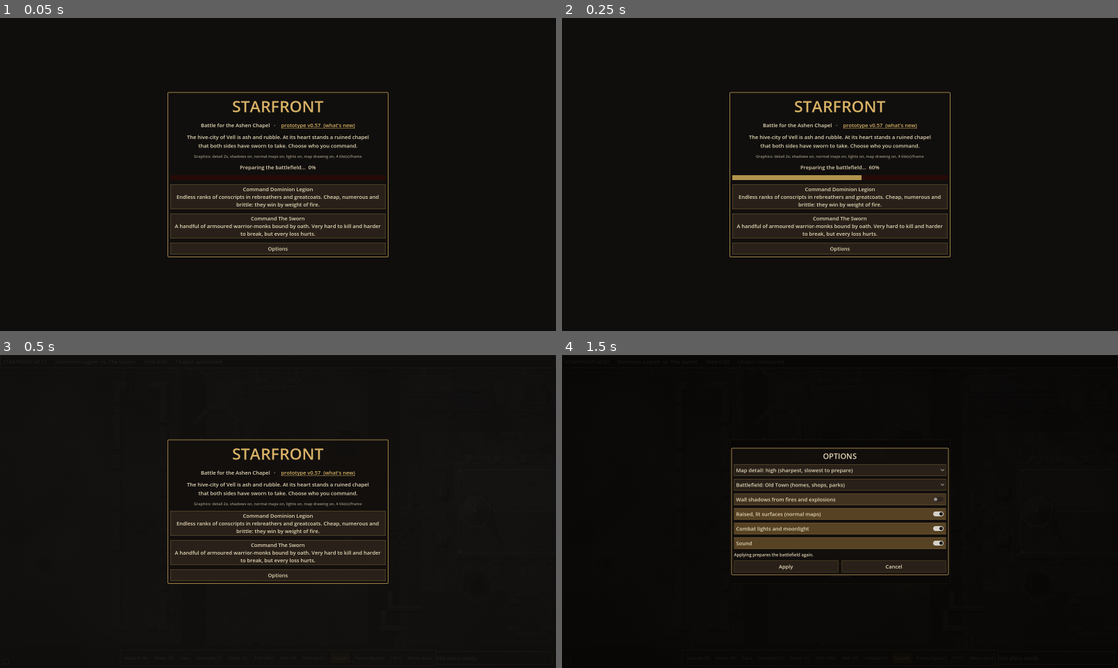
Above: before the commit, frames 1-4 (two rows, left to right).
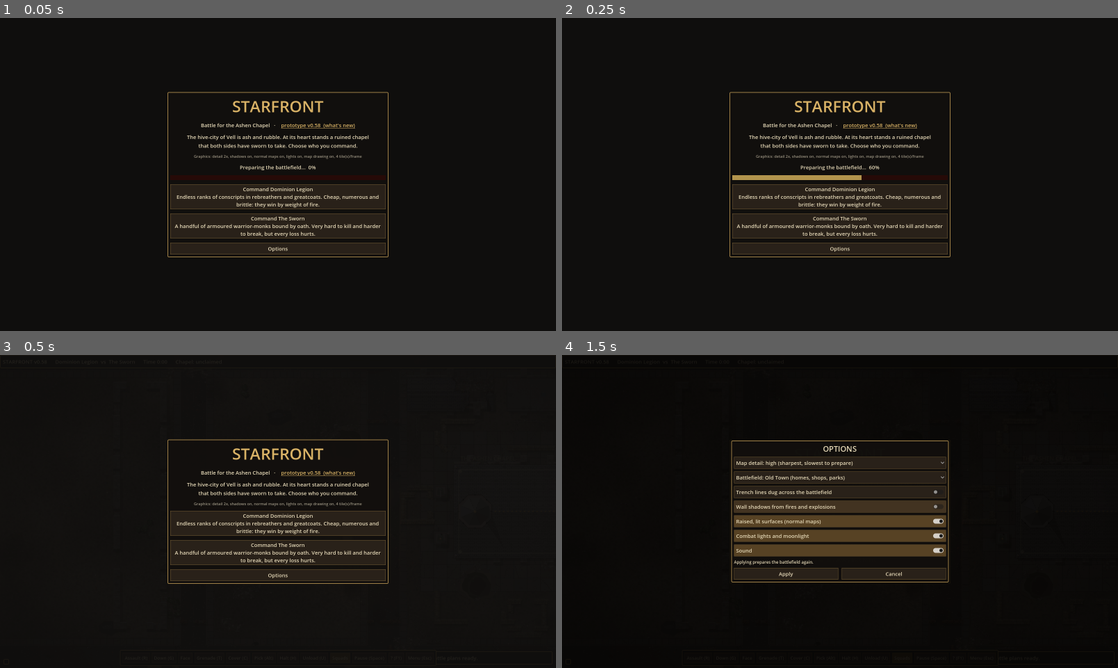
Above: after the commit, the same moments.

Repository: sirspoon/StarFront
Game: Godot game, scene res://scenes/main.tscn
The game is run twice, just before and just after one commit, with the same random seed, the same clock (stepped at 60 frames per second) and the same inputs. Sound files missing from this copy of the repository are replaced by a short silence.
Inputs:
- Up to frame 1 (0.05 s): no input
- Up to frame 2 (0.25 s): no input
- Up to frame 3 (0.5 s): no input
- Up to frame 4 (1.5 s): click "Options" at 0.5 s; click "Wall shadows from fires and e…" at 1.25 s

The runs differ from the first frame. In frame 1, less than 0.1% of the frame differs, in the area x 57-58%, y 33-35%; in frame 2, less than 0.1%; in frame 3, less than 0.1%; in frame 4, 6.5%, in the area x 30-70%, y 27-73%.

Commit message:
v0.58: defences built round key sites facing outward, optional trench lines, less one-sided melee on pinned men
Co-Authored-By: Claude Opus 5.5 <noreply@anthropic.com>
Claude-Session: https://claude.ai/code/session_01Q9zFWq6qGPKtGhTxhDqH85

Diff:
--- a/project.godot
+++ b/project.godot
@@ -7,7 +7,7 @@
 
 config/name="StarFront"
 config/description="Real-time squad tactics in a ruined gothic future."
-config/version="0.57"
+config/version="0.58"
 run/main_scene="res://scenes/main.tscn"
 config/features=PackedStringArray("4.3", "GL Compatibility")
 config/icon="res://icon.svg"
--- a/scripts/battle_map.gd
+++ b/scripts/battle_map.gd
@@ -10,15 +10,15 @@
 const W := 160
 const H := 100
 
-enum T { OPEN, RUBBLE, CRATER, FLOOR, WALL, WRECK, LOW, WINDOW, BUSH, HEDGE, WIRE }
+enum T { OPEN, RUBBLE, CRATER, FLOOR, WALL, WRECK, LOW, WINDOW, BUSH, HEDGE, WIRE, TRENCH }
 
 ## BUSH hides a man who keeps still (and spoils aim a little); HEDGE blocks sight and is slow
 ## to push through; WIRE (barbed wire) gives no cover and is very slow to cross. Vehicles
 ## flatten all three.
-const COVER := [0.0, 0.35, 0.45, 0.15, 0.0, 0.0, 0.3, 0.0, 0.3, 0.3, 0.0]
-const SPEED := [1.0, 0.7, 0.75, 1.0, 1.0, 1.0, 0.35, 1.0, 0.7, 0.3, 0.22]
+const COVER := [0.0, 0.35, 0.45, 0.15, 0.0, 0.0, 0.3, 0.0, 0.3, 0.3, 0.0, 0.55]
+const SPEED := [1.0, 0.7, 0.75, 1.0, 1.0, 1.0, 0.35, 1.0, 0.7, 0.3, 0.22, 0.85]
 const TERRAIN_NAMES := ["Open ground", "Rubble", "Crater", "Ruin floor", "Wall", "Wreck", "Low cover", "Window",
-		"Bushes", "Hedge", "Barbed wire"]
+		"Bushes", "Hedge", "Barbed wire", "Trench"]
 const WINDOW_COVER := 0.5  # a man firing from just inside a window
 
 ## Low cover: chest-high things troops crouch behind and fire over. It doesn't block
@@ -58,6 +58,7 @@
 var building_kind: Array[String] = []
 ## "town" (homes, shops, parks...) or "foundry" (mostly warehouses, works and machinery yards).
 var map_type := "town"
+var trenches := false  # dig trench lines across the battlefield (an option)
 ## Big solid objects drawn by the painter, their cells WRECK (blocking): {kind, rect, seed}.
 ## Kinds: "tank" (storage tank), "furnace", "wagon" (rail wagon), "statue".
 var props: Array = []
@@ -415,8 +416,8 @@
 	for dx in range(-1, 2):
 		for dy in range(-1, 2):
 			var nt := get_t(c + Vector2i(dx, dy))
-			if clear and (solid(nt) or nt == T.LOW):
-				clear = false  # vehicles drive round low cover
+			if clear and (solid(nt) or nt == T.LOW or nt == T.TRENCH):
+				clear = false  # vehicles drive round low cover and trenches
 	vastar.set_point_solid(c, not clear)
 	if clear:
 		var t := get_t(c)
@@ -447,13 +448,9 @@
 		_make_scrub()
 	_crumble_walls()
 	_make_windows()
-	for i in 8:
-		_make_sandbags(i < 4)
-	for i in 4:
-		_make_base(i < 2)
-	_make_barricades()
-	for i in 14:
-		_make_wire()
+	_fortify()
+	if trenches:
+		_make_trenches()
 	for i in 30:
 		scorches.append([Vector2(rng.randf_range(0, W * CELL), rng.randf_range(0, H * CELL)),
 				rng.randf_range(20, 60)])
@@ -731,6 +728,156 @@
 	return out
 
 
+# ---------------------------------------------------------------- defences
+
+## Defences built round what's worth holding: the chapel, and two or three other key
+## buildings. Each gets fighting positions facing out towards its approaches (their way
+## in at the back, towards what they defend), barbed wire in front of them, and barricades
+## across the streets leading in.
+func _fortify() -> void:
+	_fortify_site(chapel, [0.0, PI, PI * 0.25, -PI * 0.25, PI * 0.75, -PI * 0.75, PI * 0.5, -PI * 0.5])
+	var picks: Array = []
+	for i in range(1, buildings.size()):
+		var k := building_kind[i]
+		if k == "warehouse" or k == "tavern" or k == "office" or (k == "industry" and rng.randf() < 0.5):
+			picks.append(i)
+	picks.sort_custom(func(a, b): return _h(a, 7) < _h(b, 7))
+	for i in picks.slice(0, 3):
+		var r: Rect2i = buildings[i]
+		var east := r.get_center().x > W / 2  # positions face the way the enemy would come
+		_fortify_site(r, [0.0 if east else PI, (0.4 if east else PI - 0.4), (-0.4 if east else PI + 0.4)])
+
+
+func _fortify_site(site: Rect2i, angles: Array) -> void:
+	var c := Vector2(site.get_center())
+	var hw := site.size.x * 0.5
+	var hh := site.size.y * 0.5
+	for a in angles:
+		var dir := Vector2.from_angle(a)
+		var edge := minf(hw / maxf(absf(dir.x), 0.01), hh / maxf(absf(dir.y), 0.01))  # out to the site's edge
+		for attempt in 16:
+			var o := c + dir * (edge + rng.randf_range(4.0, 8.0)) + Vector2(rng.randf_range(-2.5, 2.5), rng.randf_range(-2.5, 2.5))
+			var shape: String = ["ring", "arc", "line"][rng.randi() % 3]
+			if _fighting_position(o, a, shape):
+				break
+	_street_barricades(site)
+
+
+## A sandbagged fighting position at o, its front facing angle `a`: a ring with its way in
+## at the back, an arc open at the back, or a straight wall across the line of approach;
+## with barbed wire strung in front.
+func _fighting_position(o: Vector2, a: float, shape: String) -> bool:
+	var cells: Array = []
+	var rad := rng.randf_range(2.6, 3.4)
+	var n := 40
+	if shape == "line":
+		var across := Vector2.from_angle(a).orthogonal()
+		for k in range(-3, 4):
+			var cc := Vector2i(roundi(o.x + across.x * k), roundi(o.y + across.y * k))
+			if not cells.has(cc):
+				cells.append(cc)
+		rad = 0.0
+	else:
+		for i in n:
+			var ang := i * TAU / n
+			var off := absf(wrapf(ang - a, -PI, PI))
+			if shape == "ring" and off > PI - 0.5:
+				continue  # the way in, at the back
+			if shape == "arc" and off > 1.7:
+				continue  # open at the back
+			var cc := Vector2i(roundi(o.x + cos(ang) * rad), roundi(o.y + sin(ang) * rad))
+			if not cells.has(cc):
+				cells.append(cc)
+	for cc in cells:  # built on open ground or rubble, clear of the streets' far side and the start areas
+		if not in_bounds(cc) or cc.x < 16 or cc.x > W - 17 or not (get_t(cc) == T.OPEN or get_t(cc) == T.RUBBLE):
+			return false
+	for cc in cells:
+		_set_low(cc, LowKind.SANDBAGS)
+	for i in n:  # wire in front
+		var ang := i * TAU / n
+		if absf(wrapf(ang - a, -PI, PI)) > 0.8:
+			continue
+		var wc := Vector2i(roundi(o.x + cos(ang) * (rad + 3.5)), roundi(o.y + sin(ang) * (rad + 3.5)))
+		if in_bounds(wc) and get_t(wc) == T.OPEN and wc.x > 16 and wc.x < W - 17:
+			set_t(wc, T.WIRE)
+	return true
+
+
+## Barricades across the streets leading to a site, a little way out from it, each with a
+## gap to squeeze through.
+func _street_barricades(site: Rect2i) -> void:
+	for rd in roads:
+		var r: Rect2 = rd
+		var rc := Rect2i(Vector2i(r.position / CELL), Vector2i(r.size / CELL))
+		var horiz := r.size.x > r.size.y
+		var spots: Array = []
+		if horiz and rc.position.y < site.end.y + 14 and rc.end.y > site.position.y - 14:
+			spots = [site.position.x - rng.randi_range(6, 10), site.end.x + rng.randi_range(5, 9)]
+		elif not horiz and rc.position.x < site.end.x + 14 and rc.end.x > site.position.x - 14:
+			spots = [site.position.y - rng.randi_range(6, 10), site.end.y + rng.randi_range(5, 9)]
+		for s in spots:
+			var cells: Array = []
+			if horiz:
+				for y in range(rc.position.y, rc.end.y):
+					cells.append(Vector2i(s, y))
+			else:
+				for x in range(rc.position.x, rc.end.x):
+					cells.append(Vector2i(x, s))
+			cells.remove_at(rng.randi_range(0, cells.size() - 1))
+			if _open_run(cells):
+				for cc in cells:
+					_set_low(cc, LowKind.BARRICADE)
+
+
+## Trench lines (an option): a zig-zag fire trench across the battlefield in front of each
+## side's start, communication trenches running back from it, and a trench round the
+## chapel square. Dug only through open ground; the streets cross them, and there are
+## causeways, so vehicles can get through.
+func _make_trenches() -> void:
+	for side in 2:
+		var x0 := 26 if side == 0 else W - 27
+		var pts: Array = []
+		var y := 2
+		var zig := 0
+		while y < H - 2:
+			pts.append(Vector2i(x0 + (2 if zig % 2 == 0 else -1), y))
+			y += rng.randi_range(4, 6)
+			zig += 1
+		for k in range(pts.size() - 1):
+			_dig(pts[k], pts[k + 1], k % 4 == 3)  # every fourth stretch left as a causeway
+		for k in 3:  # communication trenches back towards the start
+			var p: Vector2i = pts[(k + 1) * pts.size() / 4]
+			_dig(p, Vector2i(p.x + (-8 if side == 0 else 8), p.y + rng.randi_range(-3, 3)), false)
+	var ring := plaza.grow(3)
+	for c in _ring(ring):
+		var mid := ring.get_center()
+		if absi(c.x - mid.x) <= 1 or absi(c.y - mid.y) <= 1:
+			continue  # ways through
+		_dig_cell(c)
+
+
+func _dig(a: Vector2i, b: Vector2i, skip: bool) -> void:
+	if skip:
+		return
+	var n := maxi(absi(b.x - a.x), absi(b.y - a.y))
+	for k in n + 1:
+		var c := Vector2i(roundi(lerpf(a.x, b.x, float(k) / maxi(n, 1))), roundi(lerpf(a.y, b.y, float(k) / maxi(n, 1))))
+		_dig_cell(c)
+		if k < n:
+			# keep it joined edge to edge, not corner to corner
+			var nx := Vector2i(roundi(lerpf(a.x, b.x, float(k + 1) / n)), roundi(lerpf(a.y, b.y, float(k + 1) / n)))
+			if nx.x != c.x and nx.y != c.y:
+				_dig_cell(Vector2i(nx.x, c.y))
+
+
+func _dig_cell(c: Vector2i) -> void:
+	if not in_bounds(c) or is_road(c):
+		return
+	var t := get_t(c)
+	if t == T.OPEN or t == T.RUBBLE or t == T.CRATER or t == T.BUSH:
+		set_t(c, T.TRENCH)
+
+
 ## A fortified position: a ring of sandbags (its sides running straight and at angles),
 ## an opening at the back, and barbed wire strung in front of it.
 func _make_base(near_chapel: bool) -> void:
--- a/scripts/cover_view.gd
+++ b/scripts/cover_view.gd
@@ -64,6 +64,8 @@
 				BattleMap.T.WALL, BattleMap.T.WRECK:
 					draw_rect(r, Color(0.95, 0.95, 1.0, 0.22))
 					draw_rect(r.grow(-0.5), Color(1, 1, 1, 0.75), false, 1.0)
+				BattleMap.T.TRENCH:
+					draw_rect(r, Color(0.75, 0.45, 0.2, 0.4))
 				BattleMap.T.RUBBLE, BattleMap.T.CRATER:
 					draw_rect(r.grow(-2), Color(1.0, 0.85, 0.3, 0.2))
 				BattleMap.T.BUSH:
--- a/scripts/game_data.gd
+++ b/scripts/game_data.gd
@@ -2,7 +2,7 @@
 extends RefCounted
 ## Factions, soldier types and weapons. Balance tuning lives here.
 
-const VERSION := "0.57"
+const VERSION := "0.58"
 
 ## range in pixels (16 px = 1 map cell); cooldown = seconds between bursts;
 ## acc = base hit chance; ap = how much infantry armour it ignores; supp = suppression per shot;
@@ -50,8 +50,8 @@
 ## seconds between blows. Anyone without one fights with the butt of his gun.
 const MELEE := {
 	"gun_butt": {"name": "Gun butt", "cooldown": 1.5, "hit": 0.4, "parry": 0.1, "dmg": 1, "ap": 0.0, "sound": "melee_blunt", "blade": false},
-	"trench_knife": {"name": "Trench knife", "cooldown": 0.75, "hit": 0.6, "parry": 0.25, "dmg": 1, "ap": 0.45, "sound": "melee_blade", "blade": true},
-	"hook_sabre": {"name": "Hook sabre", "cooldown": 0.85, "hit": 0.65, "parry": 0.35, "dmg": 1, "ap": 0.55, "sound": "melee_blade", "blade": true},
+	"trench_knife": {"name": "Trench knife", "cooldown": 0.75, "hit": 0.6, "parry": 0.25, "dmg": 1, "ap": 0.2, "sound": "melee_blade", "blade": true},
+	"hook_sabre": {"name": "Hook sabre", "cooldown": 0.85, "hit": 0.65, "parry": 0.35, "dmg": 1, "ap": 0.3, "sound": "melee_blade", "blade": true},
 	"edict_blade": {"name": "Edict blade", "cooldown": 0.85, "hit": 0.65, "parry": 0.4, "dmg": 2, "ap": 0.8, "sound": "melee_power", "blade": true},
 	"gauntlet": {"name": "Bastion gauntlet", "cooldown": 1.6, "hit": 0.5, "parry": 0.1, "dmg": 2, "ap": 0.7, "sound": "melee_blunt", "blade": false},
 	"edict_greatblade": {"name": "Edict greatblade", "cooldown": 1.0, "hit": 0.7, "parry": 0.45, "dmg": 3, "ap": 0.85, "sound": "melee_power", "blade": true},
--- a/scripts/height_painter.gd
+++ b/scripts/height_painter.gd
@@ -73,7 +73,9 @@
 		for x in range(area.position.x, area.end.x):
 			var c := Vector2i(x, y)
 			var t := map.get_t(c)
-			if t == T.BUSH:  # leafy mounds
+			if t == T.TRENCH:  # dug down into the ground
+				draw_rect(Rect2(Vector2(c) * C, Vector2(C, C)), _hc(GROUND - 0.18))
+			elif t == T.BUSH:  # leafy mounds
 				_poly(_blob(Vector2(c) * C + Vector2(8, 8), 7.0, 1.0, 0.4, x * 13 + y), _hc(0.5))
 				_poly(_blob(Vector2(c) * C + Vector2(7, 7), 4.0, 1.0, 0.4, x * 13 + y + 1), _hc(0.58))
 			elif t == T.HEDGE:
--- a/scripts/hud.gd
+++ b/scripts/hud.gd
@@ -432,7 +432,8 @@
 	mtype.custom_minimum_size = Vector2(420, 44 if main.touch_mode else 30)
 	v.add_child(mtype)
 	var checks := {}
-	for o in [["shadows", "Wall shadows from fires and explosions", not Settings.is_phone()],
+	for o in [["trenches", "Trench lines dug across the battlefield", false],
+			["shadows", "Wall shadows from fires and explosions", not Settings.is_phone()],
 			["normals", "Raised, lit surfaces (normal maps)", true],
 			["lights", "Combat lights and moonlight", true],
 			["sound", "Sound", true]]:
@@ -481,7 +482,7 @@
 	if cover_key == null:
 		cover_key = Label.new()
 		cover_key.text = "COVER:  green low cover (fire over it)   blue windows   white standing walls   " \
-				+ "yellow rubble/craters   olive bushes/hedges   red wire   (no colour: open, or the wall has collapsed)"
+				+ "yellow rubble/craters   brown trenches   olive bushes/hedges   red wire   (no colour: open, or the wall has collapsed)"
 		cover_key.add_theme_font_size_override("font_size", 12)
 		cover_key.add_theme_color_override("font_color", Color(0.9, 0.88, 0.75))
 		cover_key.add_theme_color_override("font_outline_color", Color(0, 0, 0))
--- a/scripts/main.gd
+++ b/scripts/main.gd
@@ -619,6 +619,7 @@
 	for a in OS.get_cmdline_user_args():
 		if a.begins_with("--map="):
 			map.map_type = a.trim_prefix("--map=")  # test aid
+	map.trenches = Settings.on("trenches", false)
 	if map.map_type == "random":
 		map.map_type = "town" if (seed_value % 2) == 0 else "foundry"
 	map.generate(seed_value)
@@ -1195,8 +1196,8 @@
 	if target.posture == "prone" and not target.is_vehicle:
 		p *= 0.7  # a man lying flat is a small target
 		var tt := map.get_t(map.cell_of(target.position))
-		if tt == BattleMap.T.RUBBLE or tt == BattleMap.T.CRATER:
-			p *= 0.7  # ...and flat in rubble or a crater, very hard to hit
+		if tt == BattleMap.T.RUBBLE or tt == BattleMap.T.CRATER or tt == BattleMap.T.TRENCH:
+			p *= 0.7  # ...and flat in rubble, a crater or a trench, very hard to hit
 	elif target.posture == "crouch":
 		p *= 0.9
 	var hit := randf() < p
@@ -1458,8 +1459,8 @@
 			effects.spark(at)  # glances off his armour
 		foe.morale -= 1.0
 		return
-	if randf() > GameData.MELEE_LETHALITY and not foe.grounded():
-		foe.morale -= 3.0 * foe.nerve  # a glancing blow: shaken, not wounded (men on the ground get no such luck)
+	if randf() > (GameData.MELEE_LETHALITY * (2.0 if foe.grounded() else 1.0)):
+		foe.morale -= 3.0 * foe.nerve  # a glancing blow: shaken, not wounded (men on the ground are twice as likely to be hurt)
 		return
 	var away := (foe.position - attacker.position).normalized()
 	if show:
--- a/scripts/map_painter.gd
+++ b/scripts/map_painter.gd
@@ -119,6 +119,10 @@
 			elif t == T.FLOOR and _is_fallen(c):
 				_seed(c.x, c.y, 31)
 				_draw_foundation(c)  # a breach worn into a walkable gap
+	for y in range(area.position.y, area.end.y):
+		for x in range(area.position.x, area.end.x):
+			if map.get_t(Vector2i(x, y)) == T.TRENCH:
+				_draw_trench(Vector2i(x, y))
 	for y in range(area.position.y, area.end.y):
 		for x in range(area.position.x, area.end.x):
 			if map.get_t(Vector2i(x, y)) == T.LOW:
@@ -1606,3 +1610,50 @@
 			if (sd % 5) == 0:
 				draw_circle(m + Vector2(2, -6), 1.2, Color(0.05, 0.05, 0.05))  # shrapnel damage
 			draw_set_transform(Vector2.ZERO, 0, Vector2.ONE)
+
+
+## A trench: a dug channel with a muddy floor and duckboards, its walls shored with planks;
+## the walls on the lit side catch the light, the others fall into shadow, and the spoil is
+## heaped along the lip.
+func _draw_trench(c: Vector2i) -> void:
+	var o := Vector2(c) * C
+	var tr := func(d: Vector2i) -> bool: return map.get_t(c + d) == T.TRENCH
+	var up: bool = tr.call(Vector2i(0, -1))
+	var dn: bool = tr.call(Vector2i(0, 1))
+	var lf: bool = tr.call(Vector2i(-1, 0))
+	var rt: bool = tr.call(Vector2i(1, 0))
+	# spoil heaped along the lip outside
+	for d in [Vector2i(0, -1), Vector2i(0, 1), Vector2i(-1, 0), Vector2i(1, 0)]:
+		if not tr.call(d):
+			var lip := o + Vector2(8, 8) + Vector2(d) * 10.0
+			_poly(_blob(lip, 5.0, 0.6, 0.5, c.x * 7 + c.y + d.x * 3 + d.y), Color(0.3, 0.25, 0.19, 0.7))
+	draw_rect(Rect2(o, Vector2(C, C)), Color(0.13, 0.11, 0.09))  # the floor, deep in shadow
+	# the walls: shadowed on the top and left (the light comes from the top left), lit on the others
+	if not up:
+		draw_rect(Rect2(o, Vector2(C, 4)), Color(0.07, 0.06, 0.05))
+	if not lf:
+		draw_rect(Rect2(o, Vector2(4, C)), Color(0.08, 0.07, 0.06))
+	if not dn:
+		draw_rect(Rect2(o + Vector2(0, C - 3), Vector2(C, 3)), Color(0.34, 0.28, 0.21))
+	if not rt:
+		draw_rect(Rect2(o + Vector2(C - 3, 0), Vector2(3, C)), Color(0.3, 0.25, 0.19))
+	# revetment: planks shoring the walls
+	for d in [Vector2i(0, -1), Vector2i(0, 1), Vector2i(-1, 0), Vector2i(1, 0)]:
+		if tr.call(d):
+			continue
+		var a := o + (Vector2(0, 2) if d.y < 0 else (Vector2(0, C - 2) if d.y > 0 else (Vector2(2, 0) if d.x < 0 else Vector2(C - 2, 0))))
+		var along := Vector2(1, 0) if d.y != 0 else Vector2(0, 1)
+		for k in 3:
+			var q := a + along * (k * 5.5 + 2.0)
+			draw_line(q - along * 2.2, q + along * 2.2, Color(0.3, 0.21, 0.13), 1.1)
+	# duckboards along the floor
+	var vertical := up or dn
+	var mid := o + Vector2(8, 8)
+	for k in 4:
+		var t := (k + 0.5) * 4.0 - 8.0
+		if vertical:
+			draw_line(mid + Vector2(-3.5, t), mid + Vector2(3.5, t), Color(0.32, 0.23, 0.15), 1.6)
+		else:
+			draw_line(mid + Vector2(t, -3.5), mid + Vector2(t, 3.5), Color(0.32, 0.23, 0.15), 1.6)
+	if _h(c.x, c.y, 160) < 0.25:
+		_poly(_blob(mid + Vector2(_h(c.x, c.y, 161) * 6 - 3, _h(c.x, c.y, 162) * 6 - 3), 3.0, 0.6, 0.4, c.x + c.y), Color(0.12, 0.13, 0.12, 0.8))  # a puddle
--- a/scripts/soldier.gd
+++ b/scripts/soldier.gd
@@ -579,10 +579,10 @@
 	var sees_it := absf(wrapf((position - foe.position).angle() - foe.facing, -PI, PI)) < 1.6
 	if foe.grounded():
 		# pinned or lying flat: he can't fend anything off, and assault troops butcher him
-		p *= 1.8 if charger else 1.3
-		if m.blade:
+		p *= 1.5 if charger else 1.25
+		if m.blade and int(m.dmg) >= 2:
 			m = m.duplicate()
-			m.dmg = int(m.dmg) + 1  # a blade finishes a man on the ground
+			m.dmg = int(m.dmg) + 1  # a heavy blade finishes a man on the ground
 	elif foe.state == State.READY and sees_it:
 		p *= 1.0 - float(foe.melee.parry)  # he sees it coming and fends it off
 	elif not sees_it:
--- a/scripts/whats_new.gd
+++ b/scripts/whats_new.gd
@@ -5,6 +5,7 @@
 ## When a whole version is reached (1.0, 2.0 ...), start a new heading for it.
 
 const TEXT := """PROTOTYPE (before 1.0)
+- Defences built round the chapel and key buildings, facing outward; optional trench lines
 - Foundry District battlefield: warehouses, storage tanks, furnaces and rail yards
 - Statues, a spired chapel, and flamers that set the scenery alight
 - A lived-in town: homes, shops, taverns, offices and works, furnished inside, with signs and chimneys
Not shown, changed: CHANGELOG.md
Not shown, changed: CLAUDE.md
